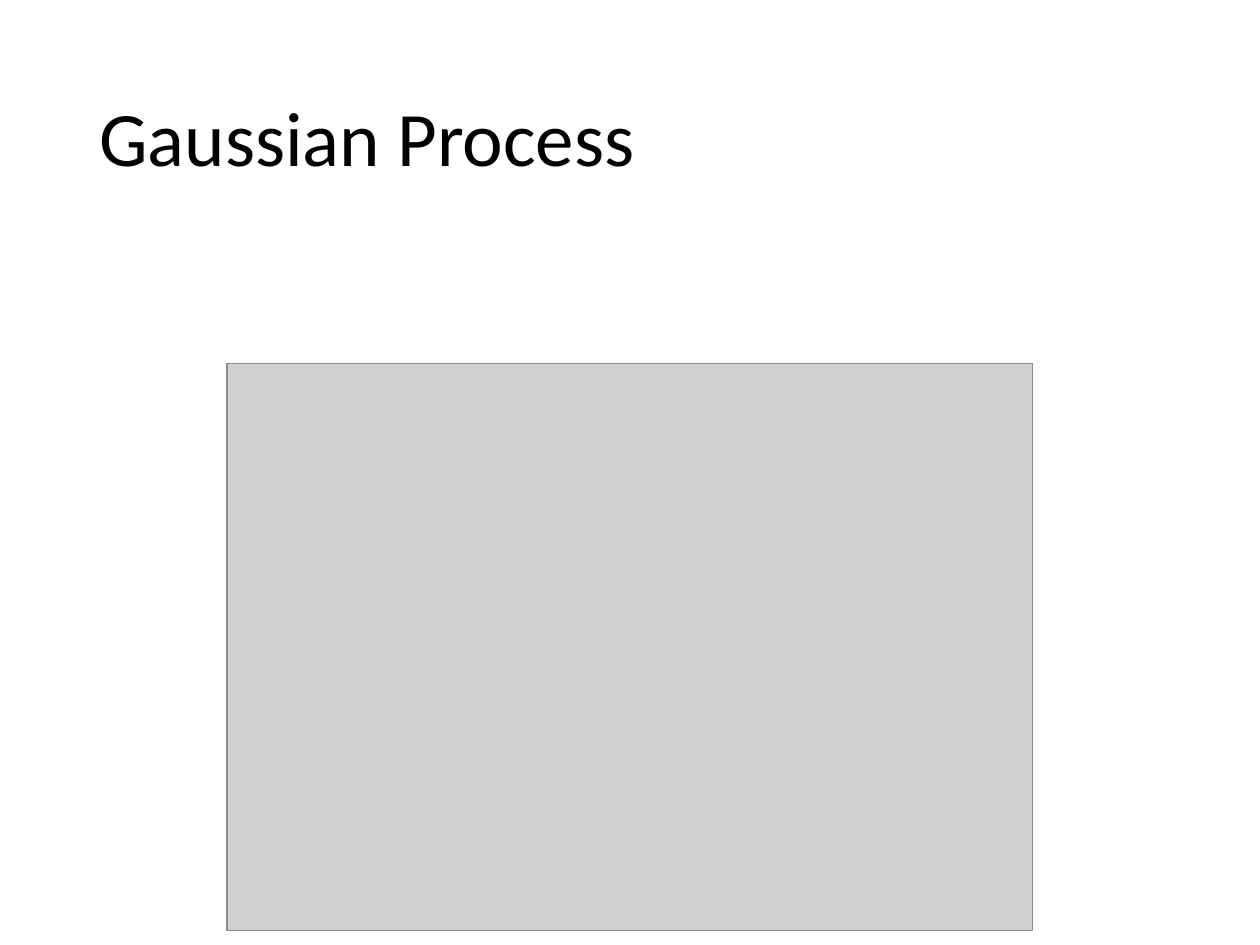
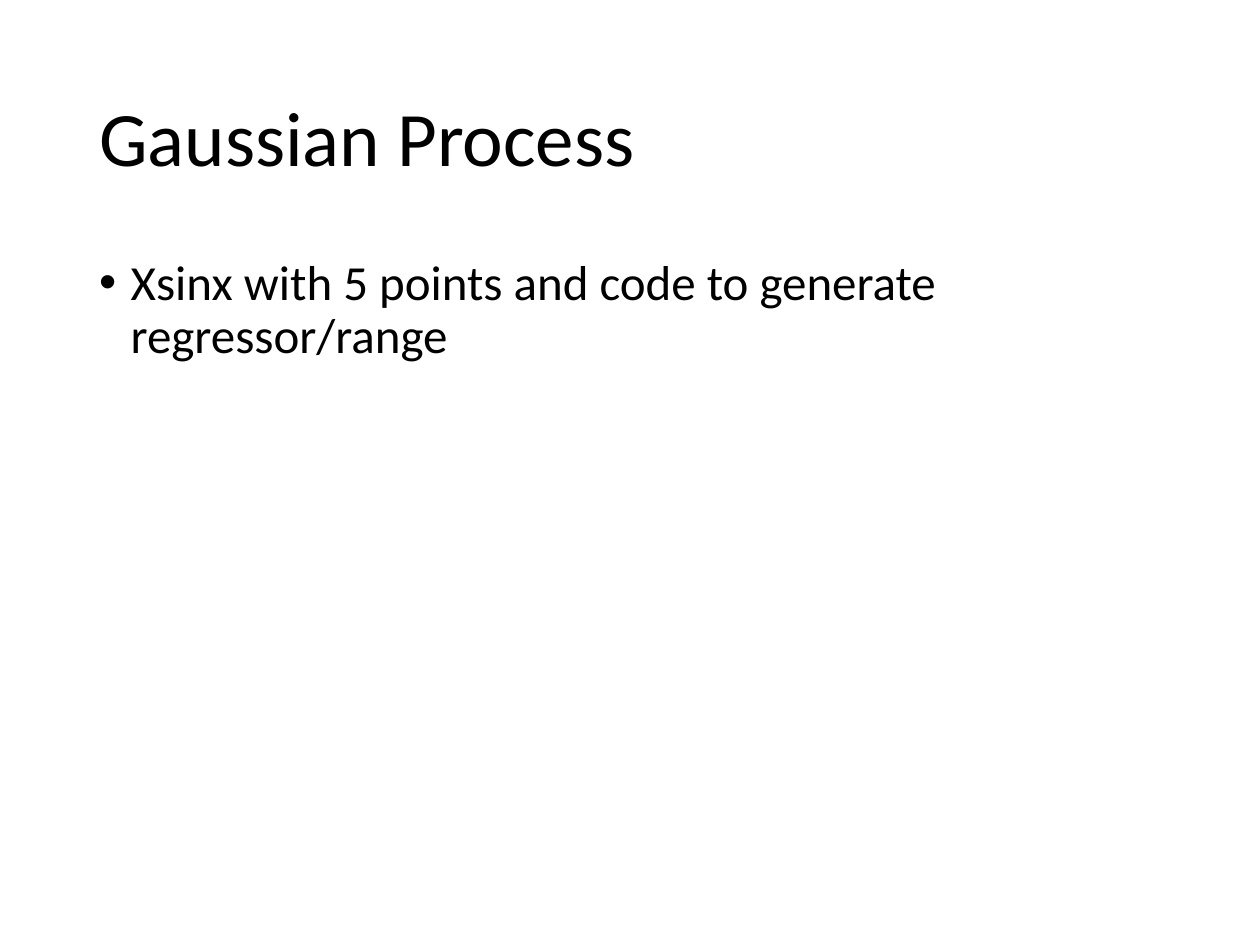
Before and after one commit to jkingphd/practical_bayes_opt, a slide deck: slide 14 of Data_science_nashville_jkk.pptx. Drawn at 1260x945 pixels with LibreOffice and Linux fonts; fonts in the diff are those of the drawing; grey boxes stand for pictures. Boxes give left, top, right and bottom in pixels: in the first picture for what was removed or moved away, otherwise in the second. Text is boxed around its words. In the diff, an @@ line names an element or a change of style, - is before the commit and + after.

Commit message:
Adding image to powerpoint and made some additional structural changes.

```diff
--- a/Data_science_nashville_jkk.pptx
+++ b/Data_science_nashville_jkk.pptx
@@ text added at [131,266,936,362], 28 pt, text #000000 @@
+• Xsinx with 5 points and code to generate regressor/range
@@ picture removed at [227,364,1033,931] @@
```
Also in this commit, not shown: 4 other slides changed, 1 other file.
